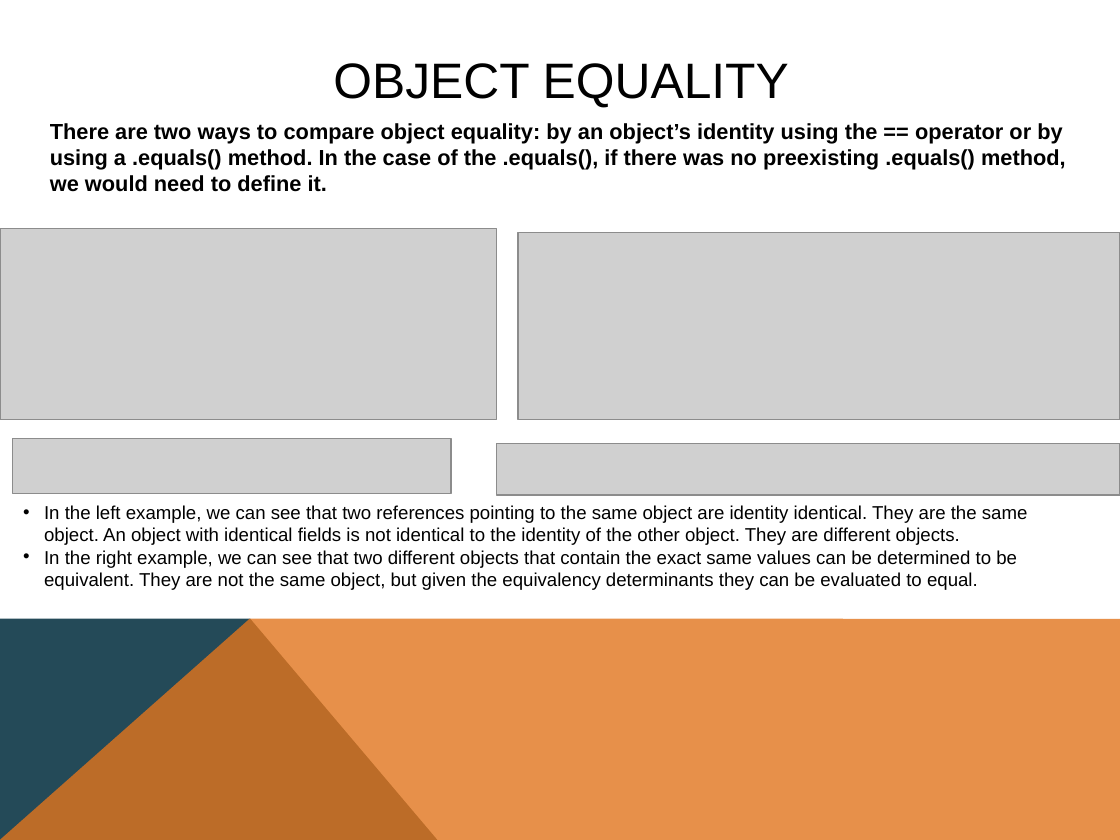
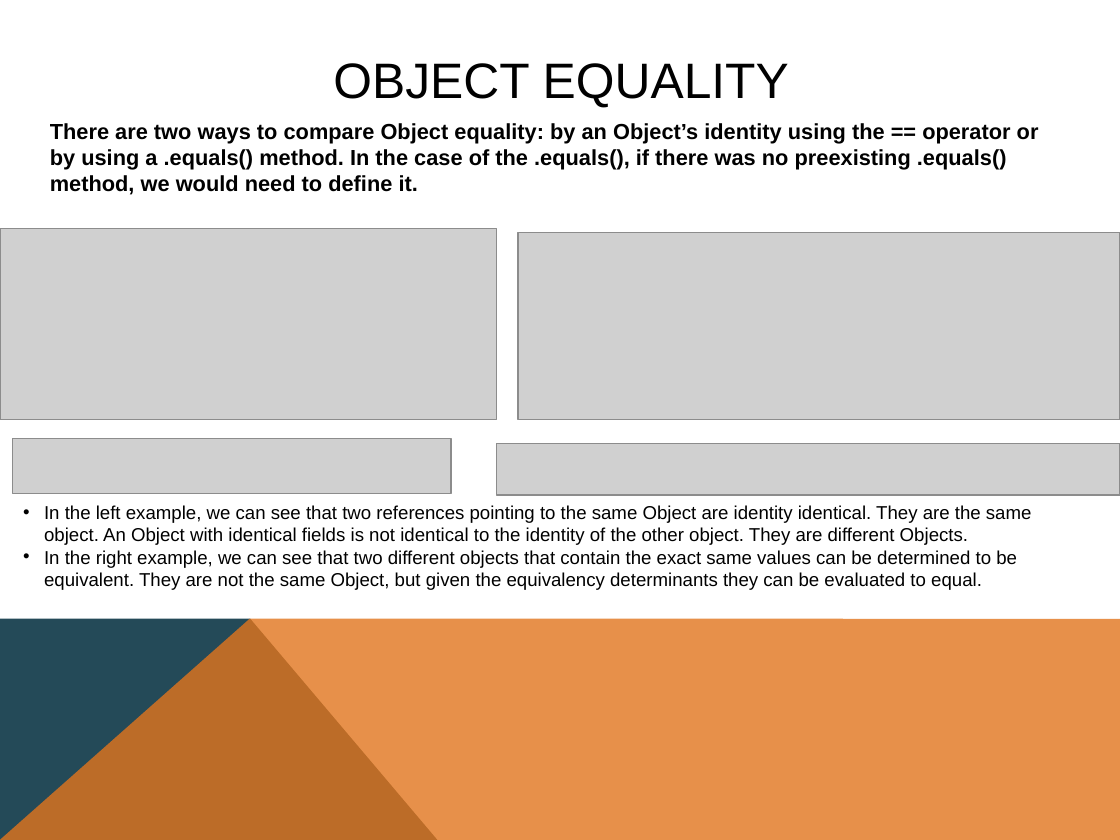
Before and after one commit to RAAllen/JavaReferences, a slide deck: slide 5 of javareferences.pptx (slide 4 before the commit). Drawn at 1120x840 pixels with LibreOffice and Linux fonts; fonts in the diff are those of the drawing; grey boxes stand for pictures. Boxes give left, top, right and bottom in pixels: in the first picture for what was removed or moved away, otherwise in the second. Text is boxed around its words. In the diff, an @@ line names an element or a change of style, - is before the commit and + after.

```diff
--- a/javareferences.pptx
+++ b/javareferences.pptx
@@ text at (50,123,1039,195): text changed @@
-There are two ways to compare object equality: by an object’s identity using the == operator or by using a .equals() method. In the case of the .equals(), if there was no preexisting .equals() method, we would need to define it.
+There are two ways to compare Object equality: by an Object’s identity using the == operator or by using a .equals() method. In the case of the .equals(), if there was no preexisting .equals() method, we would need to define it.
@@ text at (44,505,1032,590): text changed @@
-• In the left example, we can see that two references pointing to the same object are identity identical. They are the same object. An object with identical fields is not identical to the identity of the other object. They are different objects.
-• In the right example, we can see that two different objects that contain the exact same values can be determined to be equivalent. They are not the same object, but given the equivalency determinants they can be evaluated to equal.
+• In the left example, we can see that two references pointing to the same Object are identity identical. They are the same object. An Object with identical fields is not identical to the identity of the other object. They are different Objects.
+• In the right example, we can see that two different objects that contain the exact same values can be determined to be equivalent. They are not the same Object, but given the equivalency determinants they can be evaluated to equal.
```
Also in this commit, not shown: 3 other slides changed, 2 slides added, 1 slide removed, 1 other file.
